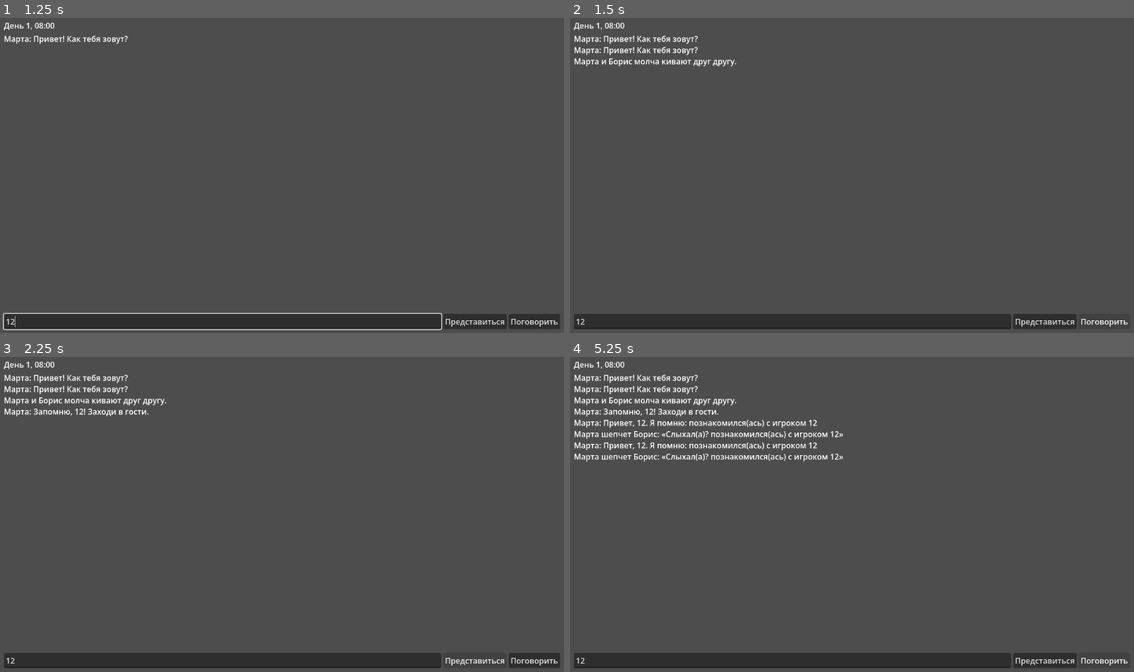
Above: before the commit, frames 1-4 (two rows, left to right).
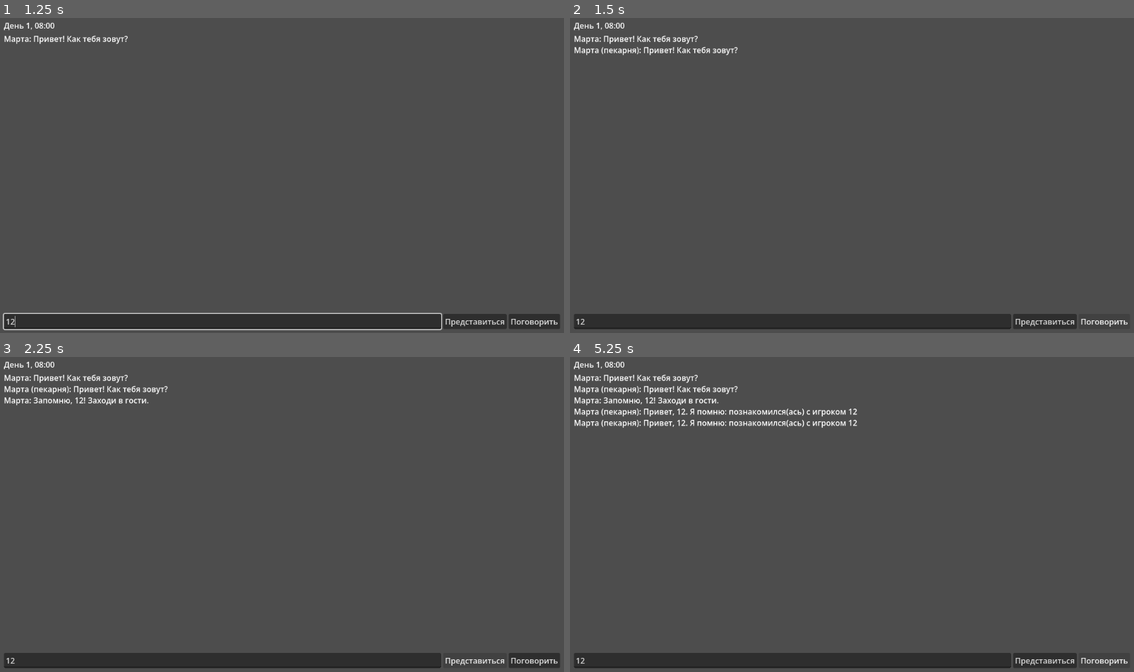
Above: after the commit, the same moments.

Repository: maxxxxx55555/cozy-town-ai
Game: Godot game, scene res://scenes/main.tscn
Two runs of this game, one before a commit and one after it. Both use one fixed random seed, a clock stepped at 60 frames per second and the inputs below.
Inputs (mouse positions are in pixels of both pictures, inside the frame that each line leads up to):
- Up to frame 1 (1.25 s): click (219, 320) at 0.52 s; type "12" at 0.6 s
- Up to frame 2 (1.5 s): click "Поговорить" at 1.25 s
- Up to frame 3 (2.25 s): click "Представиться" at 2 s
- Up to frame 4 (5.25 s): click "Представиться" at 2.75 s; click "Поговорить" at 3.5 s; click "Представиться" at 4.25 s; click "Поговорить" at 5 s

Frame 1 is identical in both runs. In frame 2, 0.6% of the frame differs, in the area x 0-30%, y 9-16%; in frame 3, 0.8%; in frame 4, 2.9%, in the area x 0-51%, y 9-34%.

Commit message:
wave3: relationships+bonds, 4 NPC/places, perf budget test (30/30), template range-fetch tooling, keystore patch script

Diff:
--- a/scripts/game.gd
+++ b/scripts/game.gd
@@ -78,8 +78,22 @@
 	boris.identity.npc_name = "Борис"
 	boris.identity.traits = PackedStringArray(["ворчливый"])
 	boris.schedule.add_slot(9, "мастерская", "чинит вещи")
+	boris.schedule.add_slot(19, "таверна", "читает газету")
 	add_child(boris)
 	npcs.append(boris)
+	var luka := NPC.new()
+	luka.identity.npc_name = "Лука"
+	luka.identity.traits = PackedStringArray(["мечтательный", "тихий"])
+	luka.schedule.add_slot(10, "причал", "ловит рыбу")
+	add_child(luka)
+	npcs.append(luka)
+	var anya := NPC.new()
+	anya.identity.npc_name = "Аня"
+	anya.identity.traits = PackedStringArray(["энергичная", "любопытная"])
+	anya.schedule.add_slot(7, "рынок", "торгует цветами")
+	anya.schedule.add_slot(20, "площадь", "танцует")
+	add_child(anya)
+	npcs.append(anya)
 
 func _intro() -> void:
 	if player_name == "":
@@ -102,10 +116,21 @@
 	if npcs.is_empty():
 		return
 	var npc := _npc_at_hour(clock.hour())
-	_log("%s: %s" % [npc.identity.npc_name, npc.greet(clock.day)])
-	if npcs.size() >= 2:
-		var other: NPC = npcs[1] if npc == npcs[0] else npcs[0]
+	var spot := npc.schedule.place_at(clock.hour())
+	_log("%s (%s): %s" % [npc.identity.npc_name, spot["place"], npc.greet(clock.day)])
+	var others := _others_at(npc, spot["place"])
+	if others.size() > 0:
+		var other: NPC = others[0]
+		if npc.identity.relationships.get(other.identity.npc_name, 0.0) > 0.5:
+			_log("%s дружелюбно встречает %s." % [npc.identity.npc_name, other.identity.npc_name])
 		_log(npc.gossip_with(other, clock.day))
+
+func _others_at(npc: NPC, place: String) -> Array[NPC]:
+	var out: Array[NPC] = []
+	for other in npcs:
+		if other != npc and other.schedule.place_at(clock.hour())["place"] == place:
+			out.append(other)
+	return out
 
 func _npc_at_hour(hour: int) -> NPC:
 	for npc in npcs:
--- a/scripts/npc.gd
+++ b/scripts/npc.gd
@@ -33,13 +33,19 @@
 		_:
 			return "Понял(а)."
 
+func meet(other: NPC, warmth := 0.2) -> void:
+	var cur := float(identity.relationships.get(other.identity.npc_name, 0.0))
+	identity.relationships[other.identity.npc_name] = clampf(cur + warmth, -1.0, 1.0)
+
 func gossip_with(partner: NPC, day := 1) -> String:
 	var evs := memory.recall_about_player()
 	if evs.is_empty():
 		return "%s и %s молча кивают друг другу." % [identity.npc_name, partner.identity.npc_name]
 	var ev: Dictionary = evs[0]
-	# Сплетня распространяется: partner запоминает событие (слабее).
+	# Сплетня распространяется: partner запоминает событие (слабее) и сближается.
 	partner.memory.add_event(ev["text"], maxi(int(ev["importance"]) - 1, 1), day, ev["about_player"])
+	meet(partner, 0.1)
+	partner.meet(self, 0.1)
 	return Gossip.line(self, partner, ev["text"])
 
 func to_dict() -> Dictionary:
@@ -47,6 +53,7 @@
 		"npc_name": identity.npc_name,
 		"trust": identity.trust,
 		"mood": identity.mood,
+		"relationships": identity.relationships.duplicate(),
 		"memory": memory.to_dict(),
 	}
 
@@ -54,4 +61,5 @@
 	identity.npc_name = d.get("npc_name", "")
 	identity.trust = d.get("trust", 0.0)
 	identity.mood = d.get("mood", "neutral")
+	identity.relationships = d.get("relationships", {}).duplicate()
 	memory.from_dict(d.get("memory", {}))
--- a/tests/test_all.gd
+++ b/tests/test_all.gd
@@ -114,6 +114,31 @@
 	var clean := SaveGame.sanitize(hacked, ["garden", "festival"])
 	check(clean["unlocks"] == ["garden"], "unlock whitelist drops unknown + dupes")
 
+	# --- Relationships (wave 3) ---
+	var r1 := NPC.new()
+	r1.identity.npc_name = "Лука"
+	r1.memory.player_name = "Макс"
+	r1.memory.add_event("игрок принёс рыбу", 7, 1, true)
+	var r2 := NPC.new()
+	r2.identity.npc_name = "Аня"
+	r1.gossip_with(r2, 3)
+	check(r1.identity.relationships.get("Аня", 0.0) > 0.0, "gossip builds bond a→b")
+	check(r2.identity.relationships.get("Лука", 0.0) > 0.0, "gossip builds bond b→a")
+	r1.meet(r2, 0.2)
+	check(is_equal_approx(r1.identity.relationships["Аня"], 0.3), "meet clamps/bumps relationship")
+	var r3 := NPC.new()
+	r3.from_dict(r1.to_dict())
+	check(r3.identity.relationships.get("Аня", 0.0) == r1.identity.relationships["Аня"], "relationships serialize roundtrip")
+
+	# --- Perf budget (headless simulation) ---
+	var t0 := Time.get_ticks_msec()
+	var perf_npc := NPC.new()
+	for i in range(2000):
+		perf_npc.memory.add_event("событие %d" % i, i % 10, 1, i % 3 == 0)
+	perf_npc.memory.recall_about_player()
+	var dt := Time.get_ticks_msec() - t0
+	check(dt < 200, "perf: 2000 memory ops + recall under 200ms (%d ms)" % dt)
+
 	if failures == 0:
 		print("ALL TESTS PASSED")
 	else:
Not shown, changed: .gitignore
Not shown, changed: docs/AUDIT_STATE.md
Not shown, added: tools/fetch_templates.py
Not shown, added: tools/patch_local_secrets.ps1
